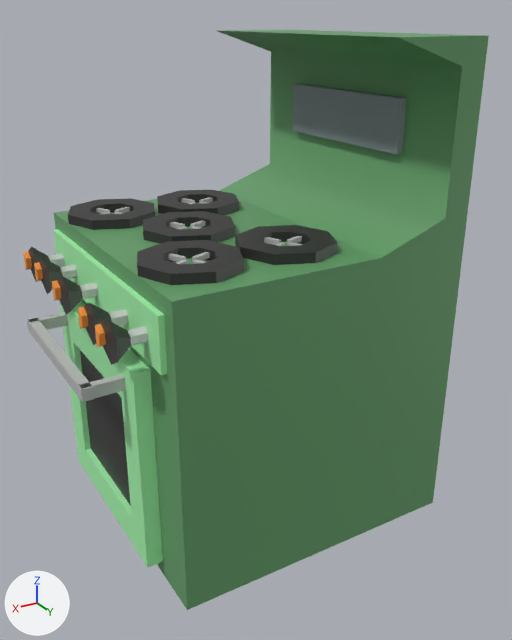
One commit to the FBX model Game/Assets/Models/Stove_Off.fbx: the scene before it, then after it.
One viewpoint serves both versions: a 50 mm camera at (1.07, 2.0, 1.65) aimed at (-0.08, 0.1, 0.7). Every picture has the same lights, and +X, +Y and +Z are marked at lower left. Where no turn or scale is listed for an object, it has been applied to the vertices.

Before the edit, the objects in view are built like this:
```python
mat_darkgreen = principled_material('DarkGreen')
mat_darkgreen.base_color = (0.131, 0.348, 0.144)  # green #659f6a
mat_lightgreen = principled_material('LightGreen')
mat_lightgreen.base_color = (0.394, 0.945, 0.436)  # green #a8f9b0
me_mesh = bpy.data.meshes.new('Mesh')
me_mesh.from_pydata(...)  # 1110 vertices, 996 faces; spans x -0.59..0.59, y -0.5..0.5, z 0.0..1.6
# faces by material slot: [418, 82, 70, 305, 25, 60, 30, 6]
me_mesh.materials.append(mat_lambert1)  # grey #bcbcbc
me_mesh.materials.append(mat_darkgreen)  # green #659f6a
me_mesh.materials.append(mat_lightgreen)  # green #a8f9b0
me_mesh.materials.append(mat_black)  # black #333131
me_mesh.materials.append(mat_orange)  # orange #ff9a3d
me_mesh.materials.append(mat_gray)  # light grey #cecece
me_mesh.materials.append(mat_transp_black)  # black #333131
me_mesh.materials.append(mat_darkgray)  # grey #808b90
ob_stove_off1 = bpy.data.objects.new('Stove_Off1', me_mesh)
ob_stove_off1.location = (0.0, 0.0, 0.0)
```
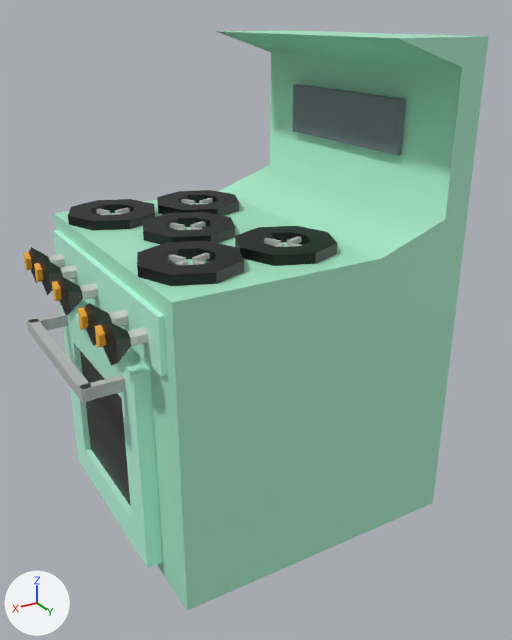
Boxes (x1, y1, x2, y2) around the edits, measured in the pictures (512 x 640 px):
'Stove_Off1', recoloured, moved
    before: (23, 30, 489, 610)
    after: (23, 30, 489, 611)

What the commit changed:
Material 'DarkGreen' (mat_darkgreen) changes colour from green #659f6a to green #abedcd; in linear values from (0.131, 0.348, 0.144) to (0.408, 0.847, 0.608).
Material 'LightGreen' (mat_lightgreen) changes colour from green #a8f9b0 to green #bfffe6; in linear values from (0.394, 0.945, 0.436) to (0.521, 1.0, 0.792).
Object 'Stove_Off1' (ob_stove_off1) moves from (0.0, 0.0, 0.0) to (0.0, 0.0, -0.002).
